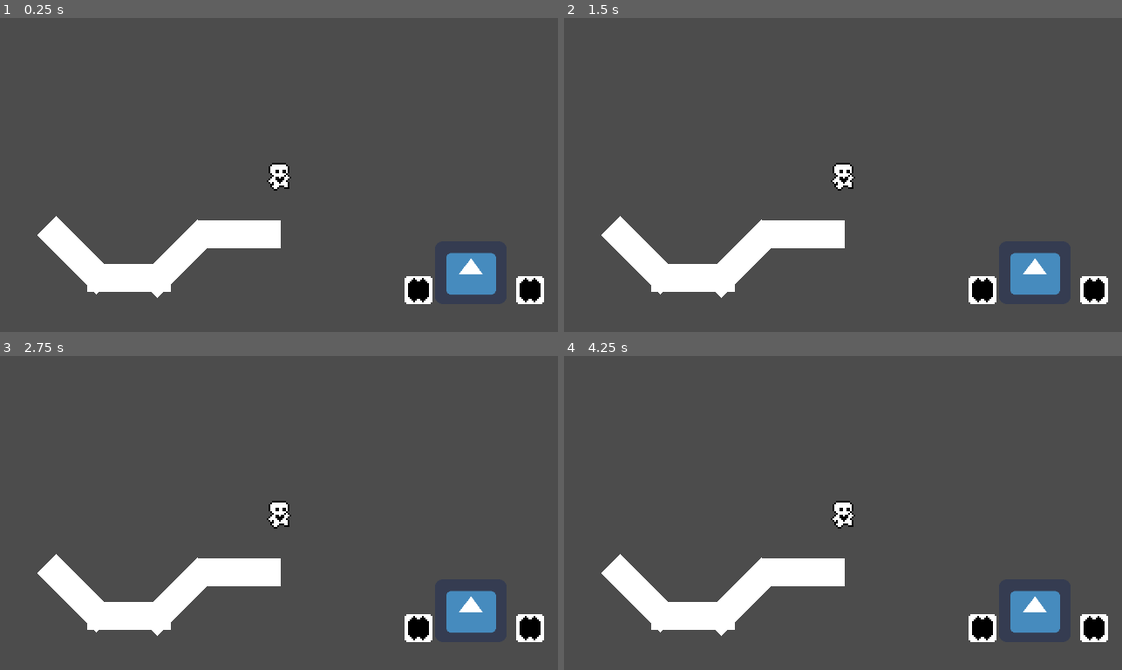
Above: before the commit, frames 1-4 (two rows, left to right).
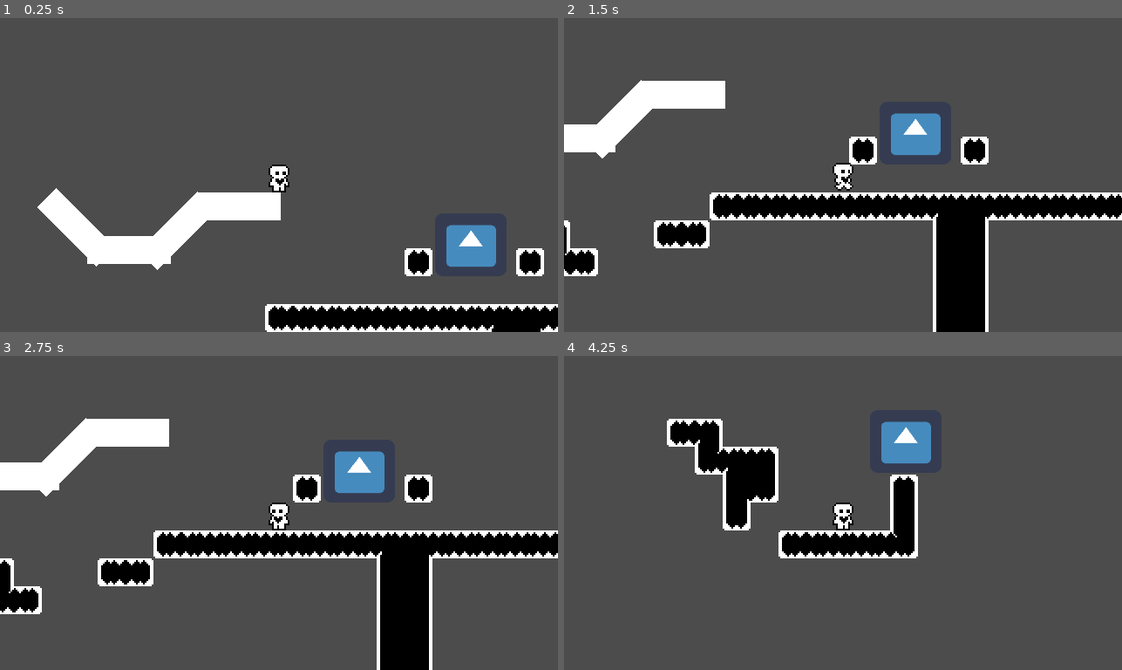
Above: after the commit, the same moments.

Repository: avilches/BetauerGodotTools
Game: Godot game, scene res://Worlds/World1.tscn
Two runs of this game, one before a commit and one after it. Both use one fixed random seed, a clock stepped at 60 frames per second and the inputs below. The engine's default icon, where the game draws it, is replaced by a stand-in: a white triangle on a blue panel in a dark square.
Inputs:
- Up to frame 1 (0.25 s): no input
- Up to frame 2 (1.5 s): tap Enter at 0.5 s; hold Right (ui_right) from 0.53 s (still down); tap Up (ui_up) at 0.77 s
- Up to frame 3 (2.75 s): tap Up (ui_up) at 1.52 s; release Right (ui_right) at 2.03 s; hold Left (ui_left) from 2.03 s (still down)
- Up to frame 4 (4.25 s): release Left (ui_left) at 2.78 s; hold Right (ui_right) from 2.78 s (still down); tap Up (ui_up) at 3.02, 3.77 s

The runs differ from the first frame. In frame 1, 16% of the frame differs, in the area x 6-100%, y 46-100%; in frame 2, 23%; in frame 3, 23%, in the area x 0-100%, y 19-100%; in frame 4, 14%.
Error before the commit: Parse Error: Variable "lastPos" already exists in this class (at line: 39). (res://Scenes/Player.gd:50)

Commit message:
FPS independent

Diff:
--- a/Scenes/Player.gd
+++ b/Scenes/Player.gd
@@ -5,8 +5,8 @@
 # TODO: efectos
 
 const DEBUG_MAX_SPEED = false
-const DEBUG_MOTION = true
-const TARGET_FPS = 60
+const DEBUG_MOTION = false
+const DEBUG_ACCELERATION = true
 
 # ground
 const TIME_TO_MAX_SPEED = 0.2         # seconds to reach the max speed 0=immediate
@@ -39,37 +39,36 @@
 var lastPos = 0
 var lastMotion = Vector2.ZERO
 var lastStart = Vector2.ZERO
+var lastAcc = 0
 
 func flip(left):
 	sprite.flip_h = left;
 	#sprite.scale.x = -1 if left else 1
 
-func _process(delta):
-	x_input = Input.get_action_strength("ui_right") - Input.get_action_strength("ui_left")
+#func _process(delta):
+#func _ready():
+#	Engine.set_target_fps(30)
 
-var lastPos = 0
 func lateral_movement(delta):
+	var x_input = Input.get_action_strength("ui_right") - Input.get_action_strength("ui_left")
+
 	if x_input != 0:
+		if lastMotion.x == 0: lastAcc = OS.get_ticks_msec() # starts to move
 		if sign(motion.x) != sign(x_input): # si cambia de direccion de repente...
 			# esto hace que se puede cambiar de direccion sin esperar a que decelere
 			motion.x = x_input * ACCELERATION * delta
 		else:
 			motion.x += x_input * ACCELERATION * delta
 		if abs(motion.x) >= MAX_SPEED:
-			# test para saber cuando llega a la maxima velocidad
-			animationPlayer.play("Run")
-
+			if lastAcc > 0 && DEBUG_ACCELERATION: print("FULL THROTLE IN "+str(OS.get_ticks_msec()-lastAcc))
+			lastAcc = 0
+		animationPlayer.play("Run")
 		flip(x_input < 0)
 	else:
 		# para suavamente
 		animationPlayer.play("Stand")
-		if abs(motion.x) < STOP_IF_SPEED_IS_LESS_THAN:
-			motion.x = 0
-		else:
-			if is_on_floor():
-				motion.x *= FRICTION
-			else:
-				motion.x *= AIR_RESISTANCE
+		if abs(motion.x) < STOP_IF_SPEED_IS_LESS_THAN: motion.x = 0
+		else: motion.x *= FRICTION if is_on_floor() else AIR_RESISTANCE
 
 func jump():
 	if is_on_floor():
@@ -83,15 +82,7 @@
 
 	return SLOPE_RAYCAST_VECTOR
 
-func _physics_process(delta):
-
-	lateral_movement(delta)
-	var snap_vector = jump()
-
-	motion.y += (GRAVITY * delta)
-	motion.x = clamp(motion.x, -MAX_SPEED, MAX_SPEED)
-	motion.y = min(motion.y, MAX_FALLING_SPEED) # avoid gravity continue forever in free fall
-
+func debug_motion():
 	if DEBUG_MAX_SPEED:
 		if motion.x != 0:
 			if lastMotion.x == 0:
@@ -109,9 +100,18 @@
 
 	if DEBUG_MOTION && (lastMotion.x != motion.x || lastMotion.y != motion.y): print(motion)
 
+func _physics_process(delta):
+
+	lateral_movement(delta)
+	var snap_vector = jump()
+
+	motion.y += GRAVITY * delta
+	motion.x = clamp(motion.x, -MAX_SPEED, MAX_SPEED)
+	motion.y = min(motion.y, MAX_FALLING_SPEED) # avoid gravity continue forever in free fall
+
+	debug_motion()
+
 	lastMotion = motion
-	var remainder = move_and_slide_with_snap(motion, snap_vector, FLOOR, STOP_ON_SLOPES)
-	motion.y = remainder.y # this line stops the gravity accumulation
-	if (!STOP_ON_SLOPES):
-		motion.x = remainder.x
-	x_input = 0
+	var remain = move_and_slide_with_snap(motion, snap_vector, FLOOR, STOP_ON_SLOPES)
+	motion.y = remain.y # this line stops the gravity accumulation
+	if (!STOP_ON_SLOPES): motion.x = remain.x
